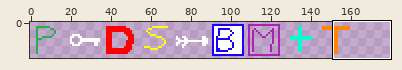
Two versions of one sprite sheet, img/markers.png. Above: a wide view before the commit, with the close-up outlined.
Close-up. As it was:
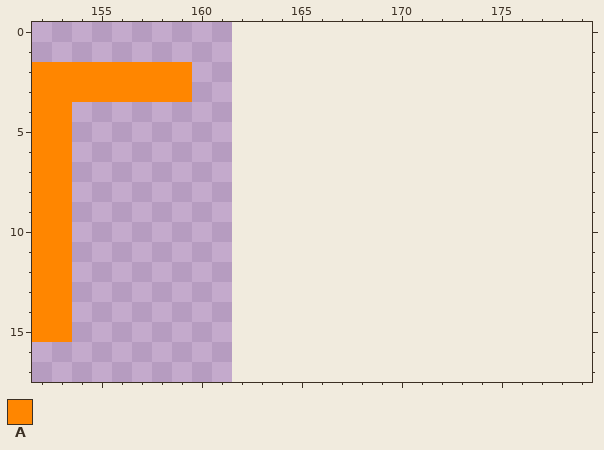
The file is 162x18 pixels. Shown: x 152..179, y 0..17. The old version is drawn lined up with the new one, on the new canvas.
Palette (. is transparent): A #ff8600
Pixels before, first column x 152:
 2 AAAAAAAA
 3 AAAAAAAA
 4 AA......
 5 AA......
 6 AA......
 7 AA......
 8 AA......
 9 AA......
10 AA......
11 AA......
12 AA......
13 AA......
14 AA......
15 AA......
The same view after the edit:
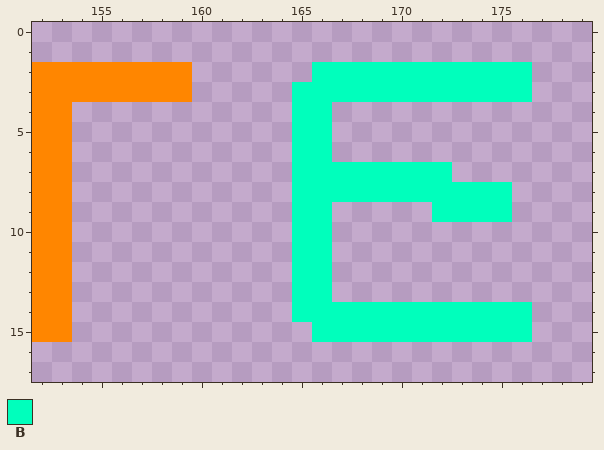
Colours new in this view: B #00ffbc
The exact change:
{"change": "canvas 162x18 -> 180x18"}
{"y":2,"x":166,"old":"...........","new":"BBBBBBBBBBB"}
{"y":3,"x":165,"old":"............","new":"BBBBBBBBBBBB"}
{"y":4,"x":165,"old":"..","new":"BB"}
{"y":5,"x":165,"old":"..","new":"BB"}
{"y":6,"x":165,"old":"..","new":"BB"}
{"y":7,"x":165,"old":"........","new":"BBBBBBBB"}
{"y":8,"x":165,"old":"...........","new":"BBBBBBBBBBB"}
{"y":9,"x":165,"old":"..","new":"BB"}
{"y":9,"x":172,"old":"....","new":"BBBB"}
{"y":10,"x":165,"old":"..","new":"BB"}
{"y":11,"x":165,"old":"..","new":"BB"}
{"y":12,"x":165,"old":"..","new":"BB"}
{"y":13,"x":165,"old":"..","new":"BB"}
{"y":14,"x":165,"old":"............","new":"BBBBBBBBBBBB"}
{"y":15,"x":166,"old":"...........","new":"BBBBBBBBBBB"}
{"label":"added","picture_box":[292,62,532,342]}
